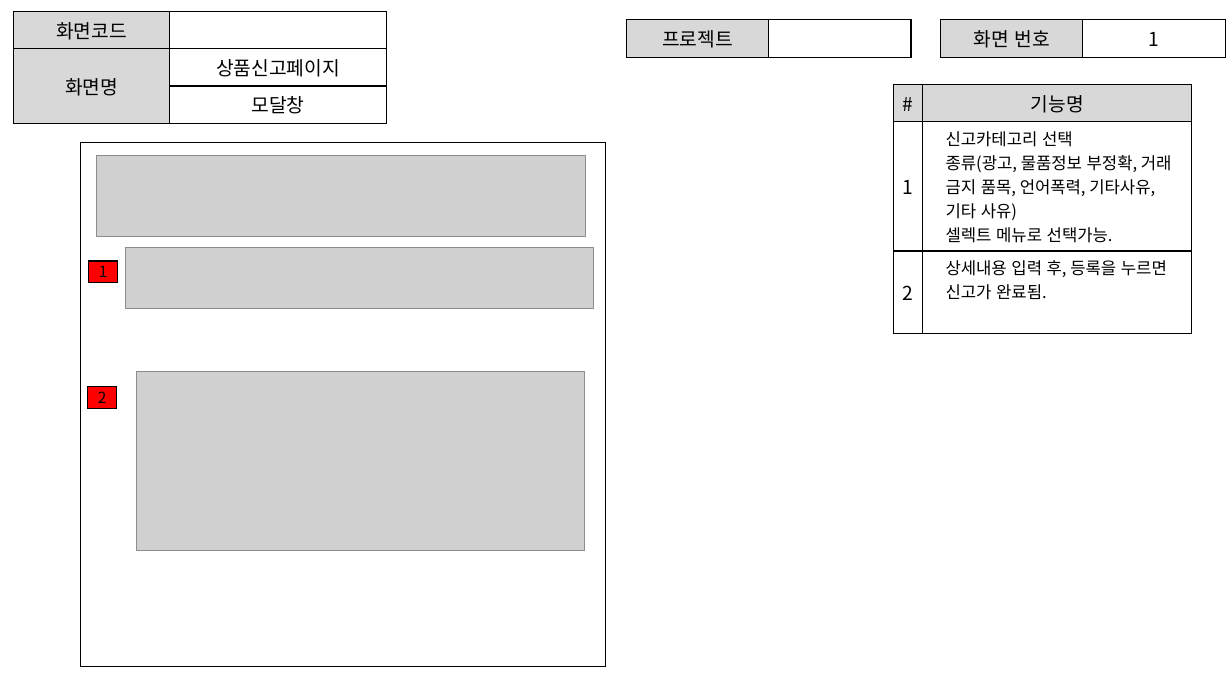
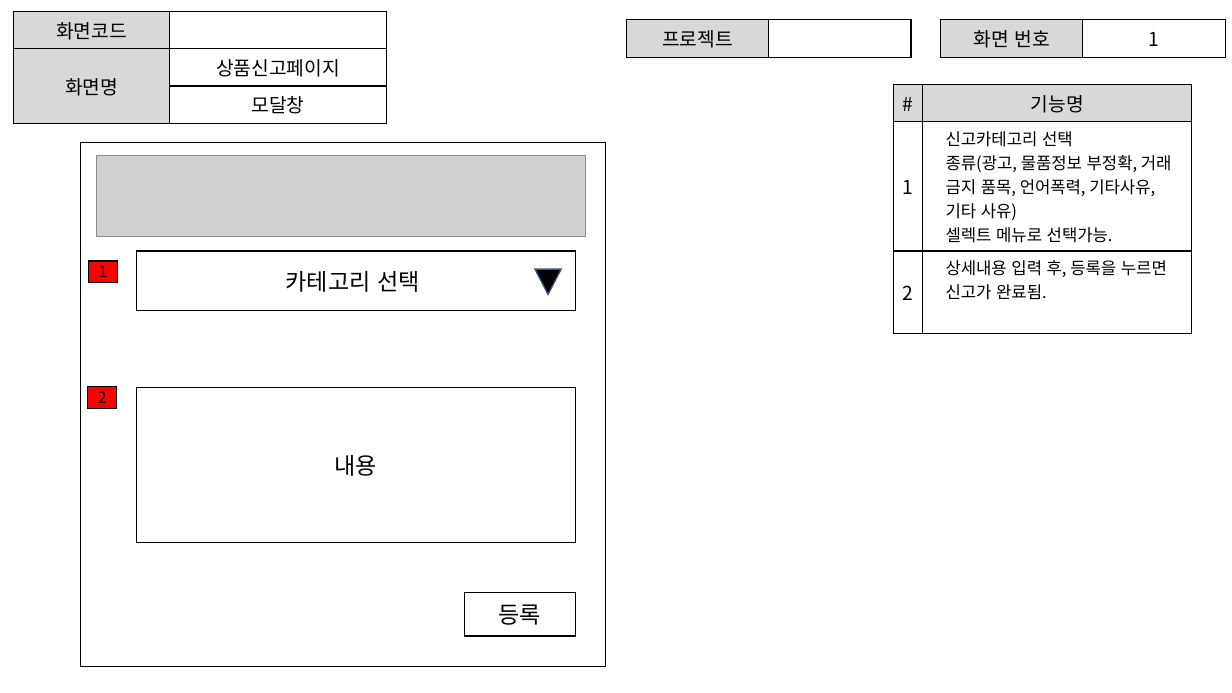
Before and after one commit to ezenteam2/RentalEquip, a slide deck: slide 1 of gr2_lhj/상품신고페이지.pptx. Drawn at 1232x693 pixels with LibreOffice and Linux fonts; fonts in the diff are those of the drawing; grey boxes stand for pictures. Boxes give left, top, right and bottom in pixels: in the first picture for what was removed or moved away, otherwise in the second. Text is boxed around its words. In the diff, an @@ line names an element or a change of style, - is before the commit and + after.

```diff
--- a/gr2_lhj/상품신고페이지.pptx
+++ b/gr2_lhj/상품신고페이지.pptx
@@ picture removed at [126, 248, 593, 309] @@
@@ rectangle added at [137, 251, 576, 311], outline #000000 1 pt, 18 pt, text #000000 @@
+카테고리 선택
@@ triangle added at [535, 269, 561, 294], fill #000000, outline #325491 1 pt @@
@@ picture removed at [137, 372, 585, 550] @@
@@ rectangle added at [137, 387, 576, 543], outline #000000 1 pt, 18 pt, text #000000 @@
+내용
@@ rectangle added at [465, 592, 576, 636], outline #000000 1 pt, 18 pt, text #000000 @@
+등록
```
